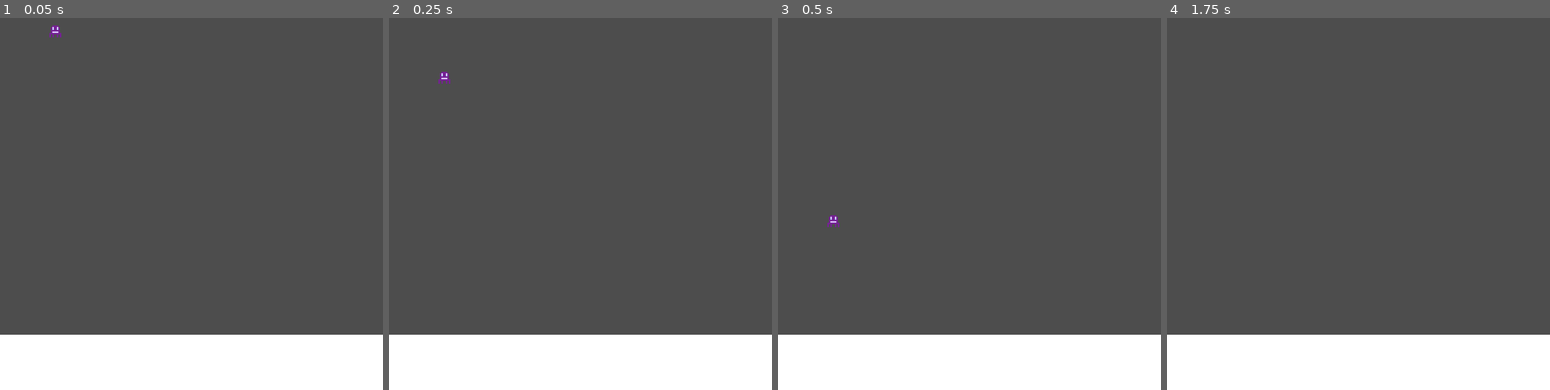
Above: before the commit, frames 1-4 (left to right).
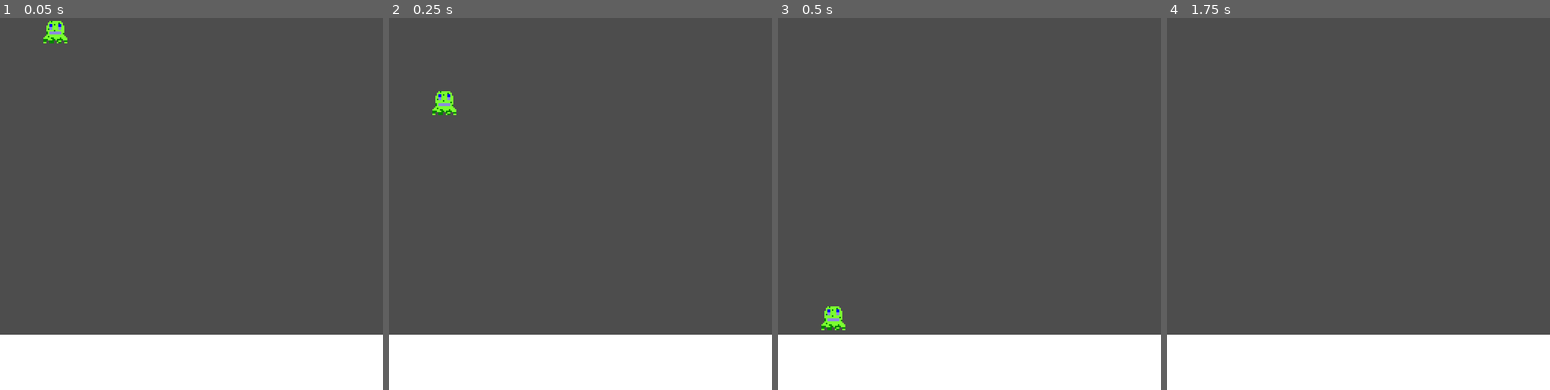
Above: after the commit, the same moments.

Repository: emmetl913/RageJumper
Game: Godot game, scene res://worlds/main.tscn
The game is run twice, just before and just after one commit, with the same random seed, the same clock (stepped at 60 frames per second) and the same inputs. This scene is started directly instead of the project's main scene.
Inputs:
- Up to frame 1 (0.05 s): no input
- Up to frame 2 (0.25 s): no input
- Up to frame 3 (0.5 s): no input
- Up to frame 4 (1.75 s): hold Space (jump) 0.53-1.28 s; hold D (move_right) from 0.53 s (still down); tap Space (jump) at 1.35, 1.52 s

The runs differ from the first frame. In frame 1, 0.3% of the frame differs, in the area x 11-18%, y 0-7%; in frame 2, 0.4%, in the area x 11-18%, y 14-27%; in frame 3, 0.4%; in frame 4, nothing differs.

Commit message:
Dude with a jump bar now

Diff:
--- a/player/Player.tscn
+++ b/player/Player.tscn
@@ -1,17 +1,34 @@
-[gd_scene load_steps=4 format=3 uid="uid://b51w1y56388uq"]
+[gd_scene load_steps=6 format=3 uid="uid://b51w1y56388uq"]
 
 [ext_resource type="Script" path="res://player/PlayerMovement.gd" id="1_do1lc"]
 [ext_resource type="Texture2D" uid="uid://beryrksvjmto1" path="res://player/Dude.png" id="1_g0c6c"]
+[ext_resource type="Texture2D" uid="uid://ba6fyb3eanykg" path="res://DefaultFloorTex.png" id="3_rtwg3"]
+[ext_resource type="Texture2D" uid="uid://dic0hqj53tnjn" path="res://red.png" id="4_7ehte"]
 
 [sub_resource type="RectangleShape2D" id="RectangleShape2D_i4xbv"]
 size = Vector2(8, 8)
 
 [node name="Player" type="CharacterBody2D"]
+scale = Vector2(0.98374, 0.985765)
 script = ExtResource("1_do1lc")
+friction = 0.8
 
 [node name="Sprite2D" type="Sprite2D" parent="."]
 texture_filter = 1
 texture = ExtResource("1_g0c6c")
 
 [node name="CollisionShape2D" type="CollisionShape2D" parent="."]
+scale = Vector2(2, 2)
 shape = SubResource("RectangleShape2D_i4xbv")
+
+[node name="BackgroundChargeBar" type="Sprite2D" parent="."]
+position = Vector2(9.14876, 9.53674e-07)
+scale = Vector2(1, 16.2311)
+texture = ExtResource("3_rtwg3")
+
+[node name="JumpHeightIndicator" type="Sprite2D" parent="BackgroundChargeBar"]
+position = Vector2(0, 0.5)
+rotation = -3.14159
+texture = ExtResource("4_7ehte")
+centered = false
+offset = Vector2(-0.5, 0)
--- a/player/PlayerMovement.gd
+++ b/player/PlayerMovement.gd
@@ -1,15 +1,41 @@
 extends CharacterBody2D
 
 @export var speed = 300
-@export var jump_speed = -600
+@export var jump_speed = -200
+@export var jump_scaler = 500
+@export var jump_max_speed = -1000
 @export var gravity = 1000
+@export_range(0.0, 1.0) var friction = 0.1
+@export_range(0.0 , 1.0) var acceleration = 0.25
+
+@onready var jumpBar = $BackgroundChargeBar/JumpHeightIndicator
+var jumpSpeedStart = jump_speed
 
 func _physics_process(delta):
 	velocity.y += gravity * delta
 
-	velocity.x = Input.get_axis("move_left", "move_right") * speed
+	var dir = Input.get_axis("move_left", "move_right")
+	if dir != 0:
+		velocity.x = lerp(velocity.x, dir * speed, acceleration)
+	else:
+		velocity.x = lerp(velocity.x, 0.0, friction)
 
 	move_and_slide()
 
-	if Input.is_action_just_pressed("jump") and is_on_floor():
+
+	if Input.is_action_pressed("jump") and is_on_floor():
+		jump_speed -= jump_scaler * delta
+		scaleJumpBar()
+	if Input.is_action_just_released("jump") and is_on_floor():
+		if jump_speed < jump_max_speed:
+			jump_speed = jump_max_speed
 		velocity.y = jump_speed
+		jump_speed = -200
+		resetJumpBar()
+
+func scaleJumpBar():
+	jumpBar.scale.y = jump_speed / jump_max_speed
+	if jumpBar.scale.y > 1.0:
+		jumpBar.scale.y = 1.0
+func resetJumpBar():
+	jumpBar.scale.y = 0.0
--- a/worlds/main.tscn
+++ b/worlds/main.tscn
@@ -7,6 +7,10 @@
 
 [node name="Player" parent="." instance=ExtResource("1_d5x8k")]
 position = Vector2(37, 14)
+jump_scaler = 1000
+jump_max_speed = -600
+gravity = 1500
+friction = 0.6
 
 [node name="BasicFloor" parent="." instance=ExtResource("2_avib3")]
 position = Vector2(138, 251)
Binary file changed: player/Dude.png
Binary file added: red.png
Not shown, added: red.png.import
